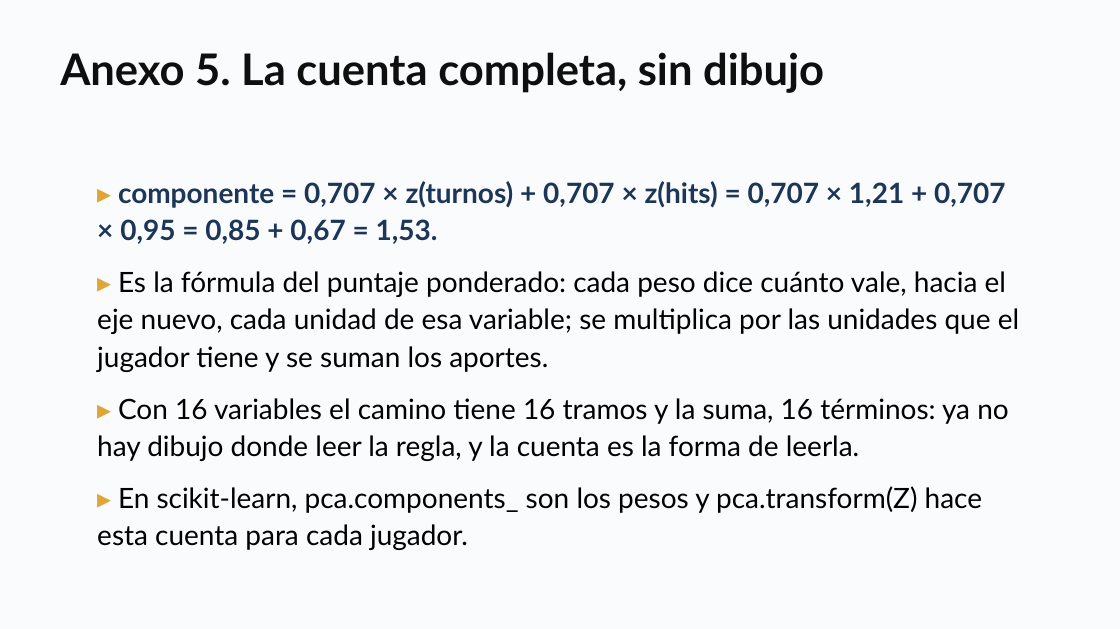
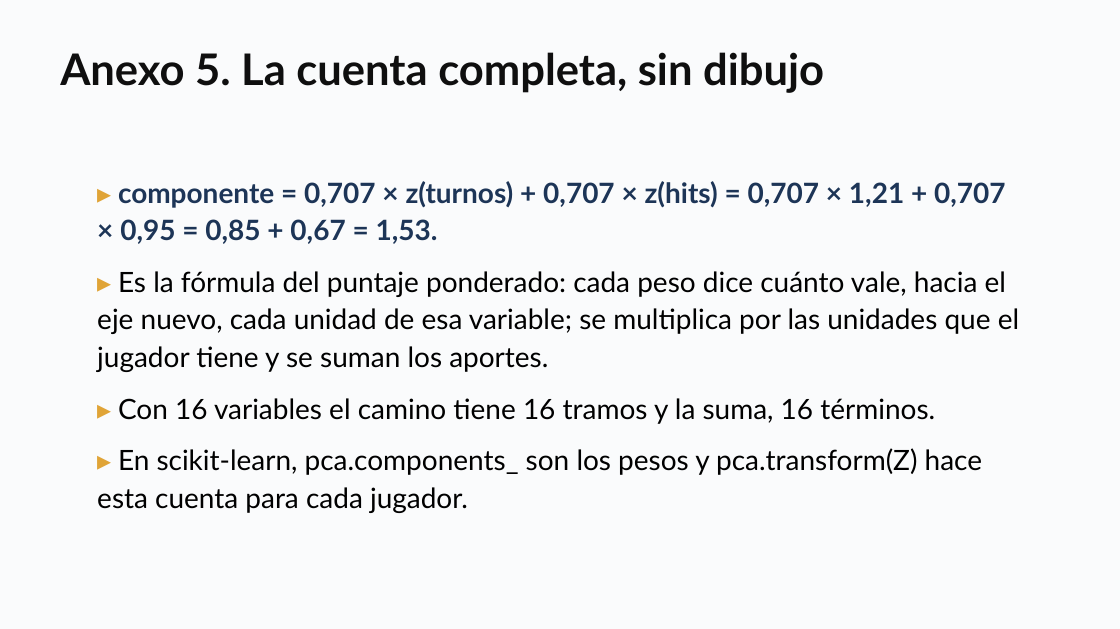
Before and after one commit to daniopitz/diplomado-cdd, a slide deck: slide 41 of presentaciones/clase08_componentes_principales.pptx. Drawn at 1120x629 pixels with LibreOffice and Linux fonts; fonts in the diff are those of the drawing. Boxes give left, top, right and bottom in pixels: in the first picture for what was removed or moved away, otherwise in the second. Text is boxed around its words. In the diff, an @@ line names an element or a change of style, - is before the commit and + after.

```diff
--- a/presentaciones/clase08_componentes_principales.pptx
+++ b/presentaciones/clase08_componentes_principales.pptx
@@ text at (x1=118, y1=398, x2=935, y2=424): text changed @@
-▸ Con 16 variables el camino tiene 16 tramos y la suma, 16 términos: ya no hay dibujo donde leer la regla, y la cuenta es la forma de leerla.
+▸ Con 16 variables el camino tiene 16 tramos y la suma, 16 términos.
```
Also in this commit, not shown: 1 other file.
